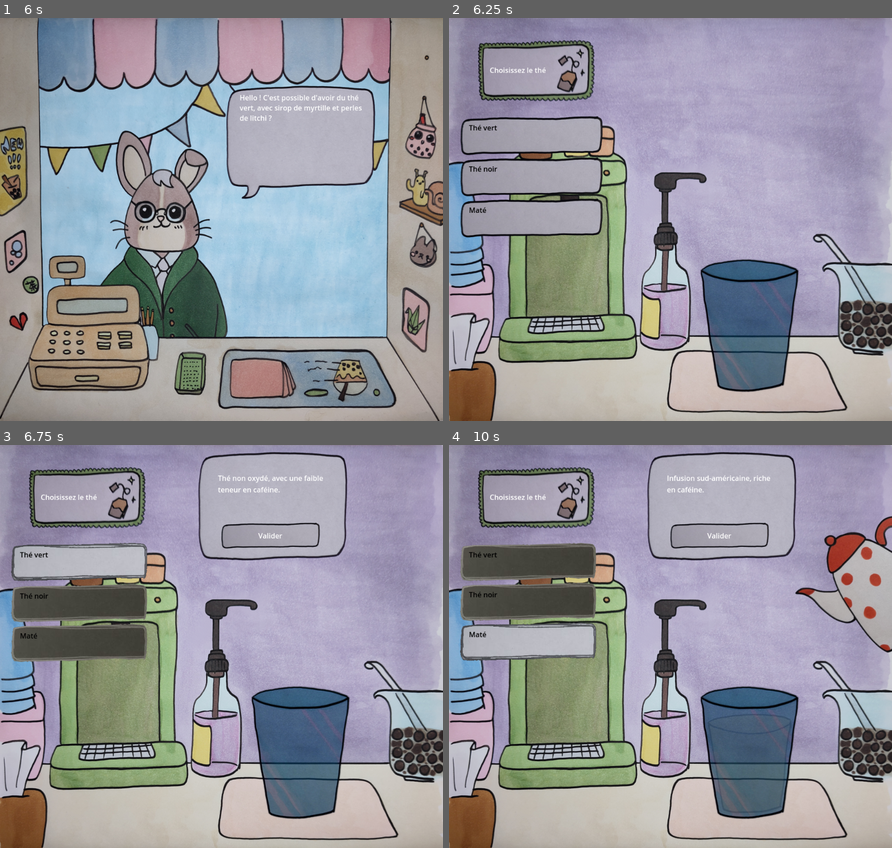
Above: before the commit, frames 1-4 (two rows, left to right).
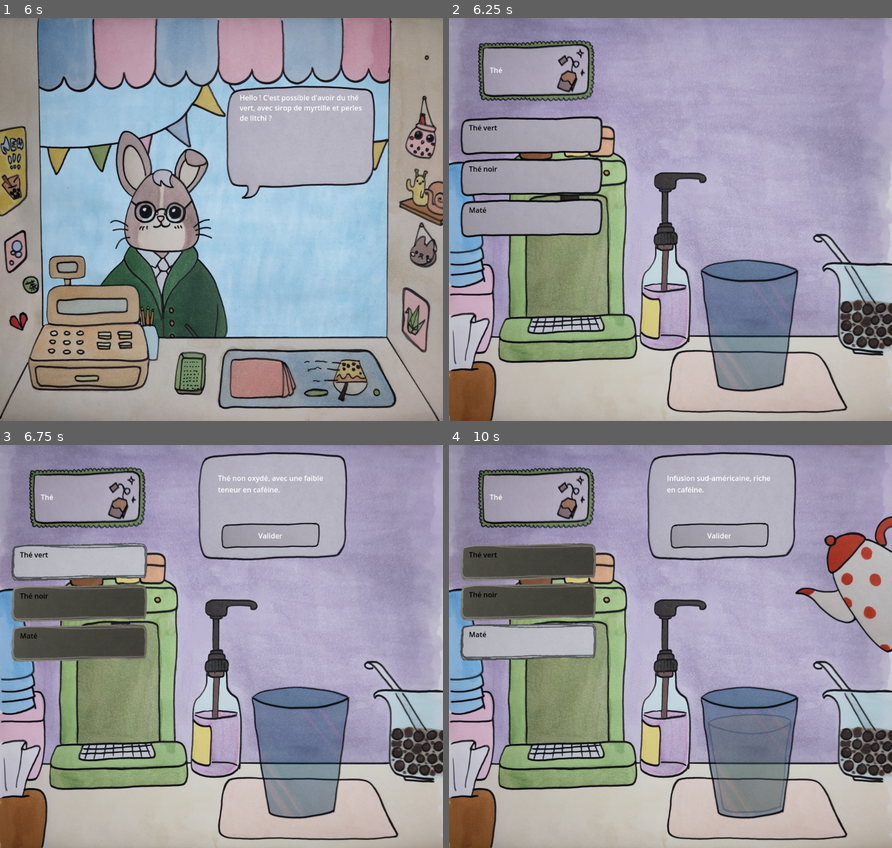
Above: after the commit, the same moments.

Repository: serrureriehurluberlesque/GGJ2025
Game: Godot game, scene res://scenes/tearoom.tscn
The game is run twice, just before and just after one commit, with the same random seed, the same clock (stepped at 60 frames per second) and the same inputs. The engine's default icon, where the game draws it, is replaced by a stand-in: a white triangle on a blue panel in a dark square.
Inputs (mouse positions are in pixels of both pictures, inside the frame that each line leads up to):
- Up to frame 1 (6 s): click (221, 219) at 0.5 s; tap Enter at 3.5, 5 s; tap Space at 4.25, 5.75 s
- Up to frame 2 (6.25 s): no input
- Up to frame 3 (6.75 s): click (88, 561) at 6.5 s
- Up to frame 4 (10 s): click (537, 602) at 7.27 s; click (537, 642) at 8.02 s; click "Valider" at 8.75 s; click (537, 642) at 9.5 s

Frame 1 is identical in both runs. In frame 2, 5.7% of the frame differs, in the area x 9-79%, y 12-93%; in frame 3, 5.7%; in frame 4, 5.8%.

Commit message:
Smol fixes titles

Diff:
--- a/scenes/composition/composition.gd
+++ b/scenes/composition/composition.gd
@@ -52,6 +52,7 @@
 	$tea.visible = false
 	$sirop.visible = false
 	$bubbles.visible = false
+	$SectionRect.texture = load("res://assets/bouton_craft_1_tea.png")
 
 	# Set toppings
 	all_toppings = ingredients_list
@@ -118,12 +119,12 @@
 
 func set_section_title() -> void:
 	if step_id == 0:
-		title.text = "Choisissez le thé"
+		title.text = "Thé"
 	elif step_id == 1:
-		title.text = "Choisissez le sirop"
+		title.text = "Sirop"
 		$SectionRect.texture = load("res://assets/bouton_craft_1_sirup.png")
 	else:
-		title.text = "Choisissez les perles"
+		title.text = "Boba"
 		$SectionRect.texture = load("res://assets/bouton_craft_1_bubble.png")
 
 
--- a/scenes/composition/composition.tscn
+++ b/scenes/composition/composition.tscn
@@ -4,12 +4,12 @@
 [ext_resource type="Texture2D" uid="uid://wuogjxb7m8cq" path="res://assets/syrup_pump.png" id="2_m5yj8"]
 [ext_resource type="Texture2D" uid="uid://dvap80laic0to" path="res://assets/decor_2_pumpless.png" id="3_aoqim"]
 [ext_resource type="Texture2D" uid="uid://c8g462a5ygog8" path="res://assets/verre_vide.png" id="3_iuv2l"]
+[ext_resource type="Texture2D" uid="uid://bolqyromgna0w" path="res://assets/the.png" id="4_12rl6"]
 [ext_resource type="Texture2D" uid="uid://b4qrclnyb6oep" path="res://assets/syrup_pump_cover.png" id="4_c2l0h"]
-[ext_resource type="Texture2D" uid="uid://durr5bk2d1bp7" path="res://assets/toppings/black.png" id="6_p1s0q"]
+[ext_resource type="Texture2D" uid="uid://c856wc8xt7bix" path="res://assets/bubbles.png" id="5_qk1ry"]
+[ext_resource type="Texture2D" uid="uid://ctgcmvx2qe8rx" path="res://assets/sirop.png" id="6_xjcdl"]
 [ext_resource type="Texture2D" uid="uid://chmlhfkqq4xxm" path="res://assets/bouton_craft_1.png" id="7_jbqnm"]
-[ext_resource type="Texture2D" uid="uid://breev44ls5lai" path="res://assets/toppings/citron.png" id="7_s0d7g"]
 [ext_resource type="AudioStream" uid="uid://dpskva8lyvi7d" path="res://assets/sounds/tea.wav" id="8_kc1n8"]
-[ext_resource type="Texture2D" uid="uid://bbitqqpk5xujs" path="res://assets/toppings/ananas.png" id="8_pyats"]
 [ext_resource type="AudioStream" uid="uid://d2dcf5iivfv32" path="res://assets/sounds/syrup2.wav" id="9_3316o"]
 [ext_resource type="AudioStream" uid="uid://bvsbbqnilyish" path="res://assets/sounds/tapioca.wav" id="10_ik467"]
 [ext_resource type="PackedScene" uid="uid://6vhvfllng0a" path="res://scenes/rainning_tapioca.tscn" id="11_7nw1a"]
@@ -406,28 +406,21 @@
 layout_mode = 0
 offset_right = 40.0
 offset_bottom = 40.0
-texture = ExtResource("6_p1s0q")
+texture = ExtResource("4_12rl6")
 
 [node name="sirop" type="TextureRect" parent="."]
 visible = false
 layout_mode = 0
 offset_right = 960.0
 offset_bottom = 885.0
-texture = ExtResource("7_s0d7g")
+texture = ExtResource("6_xjcdl")
 
 [node name="bubbles" type="TextureRect" parent="."]
 visible = false
 layout_mode = 0
 offset_right = 40.0
 offset_bottom = 40.0
-texture = ExtResource("8_pyats")
-
-[node name="verre_vide_front" type="TextureRect" parent="."]
-layout_mode = 1
-offset_right = 1000.0
-offset_bottom = 910.0
-texture = ExtResource("3_iuv2l")
-metadata/_edit_use_anchors_ = true
+texture = ExtResource("5_qk1ry")
 
 [node name="SectionRect" type="TextureRect" parent="."]
 layout_mode = 0
@@ -469,16 +462,21 @@
 
 [node name="tea_sound" type="AudioStreamPlayer" parent="."]
 stream = ExtResource("8_kc1n8")
-volume_db = -1.0
 
 [node name="syrup_sound" type="AudioStreamPlayer" parent="."]
 stream = ExtResource("9_3316o")
-volume_db = 7.0
 
 [node name="bubble_sound" type="AudioStreamPlayer" parent="."]
 stream = ExtResource("10_ik467")
 
 [node name="RainningTapioca" parent="." instance=ExtResource("11_7nw1a")]
+z_index = 2
+position = Vector2(680, -397)
+
+[node name="GPUParticles2D" parent="RainningTapioca" index="0"]
+position = Vector2(22, 519)
+amount = 10
+speed_scale = 3.0
 
 [node name="theiere" type="TextureRect" parent="."]
 modulate = Color(1, 1, 1, 0)
